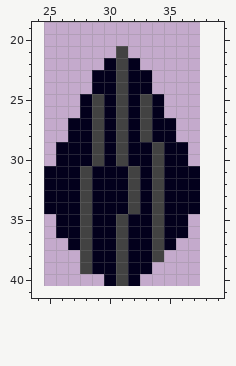
Pixel-art sprite, stored at Assets/Scenes/WORK_Scene/ERHEN/Seed/Iron_Flower_Aseprite_FINAL_64_Seed_Sprite.png. That is the earlier state.
The file is 13x27 pixels. Shown: x 24..39, y 19..41. The old version is drawn lined up with the new one, on the new canvas.
After:
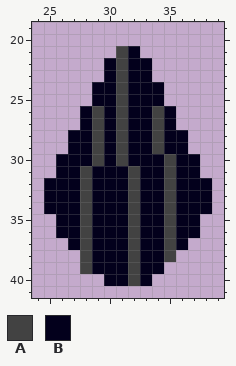
Palette (. is transparent): A #424242  B #03001c
Commit: Changes_ChekPoint_Seed
The edit:
{"change": "canvas 13x27 -> 64x64, the old top-left corner now at 25,14"}
{"y":21,"x":32,"old":".","new":"B"}
{"y":22,"x":33,"old":".","new":"B"}
{"y":23,"x":29,"old":"B","new":"."}
{"y":24,"x":34,"old":".","new":"B"}
{"y":25,"x":28,"old":"BA","new":".B"}
{"y":25,"x":33,"old":"A","new":"B"}
{"y":26,"x":33,"old":"AB.","new":"BAB"}
{"y":27,"x":27,"old":"B","new":"."}
{"y":27,"x":33,"old":"AB","new":"BA"}
{"y":28,"x":33,"old":"AB","new":"BA"}
{"y":28,"x":36,"old":".","new":"B"}
{"y":29,"x":26,"old":"B","new":"."}
{"y":30,"x":34,"old":"AB","new":"BA"}
{"y":30,"x":37,"old":".","new":"B"}
{"y":31,"x":25,"old":"B","new":"."}
{"y":31,"x":34,"old":"AB","new":"BA"}
{"y":32,"x":34,"old":"AB","new":"BA"}
{"y":32,"x":38,"old":".","new":"B"}
{"y":33,"x":34,"old":"AB","new":"BA"}
{"y":33,"x":38,"old":".","new":"B"}
{"y":34,"x":34,"old":"AB","new":"BA"}
{"y":34,"x":38,"old":".","new":"B"}
{"y":35,"x":31,"old":"AB","new":"BA"}
{"y":35,"x":34,"old":"AB","new":"BA"}
{"y":35,"x":37,"old":".","new":"B"}
{"y":36,"x":31,"old":"AB","new":"BA"}
{"y":36,"x":34,"old":"AB","new":"BA"}
{"y":36,"x":37,"old":".","new":"B"}
{"y":37,"x":31,"old":"AB","new":"BA"}
{"y":37,"x":34,"old":"AB.","new":"BAB"}
{"y":38,"x":31,"old":"AB","new":"BA"}
{"y":38,"x":34,"old":"A.","new":"BA"}
{"y":39,"x":31,"old":"AB","new":"BA"}
{"y":39,"x":34,"old":".","new":"B"}
{"y":40,"x":31,"old":"AB.","new":"BAB"}
{"label":"changed","picture_box":[44,46,212,286]}
